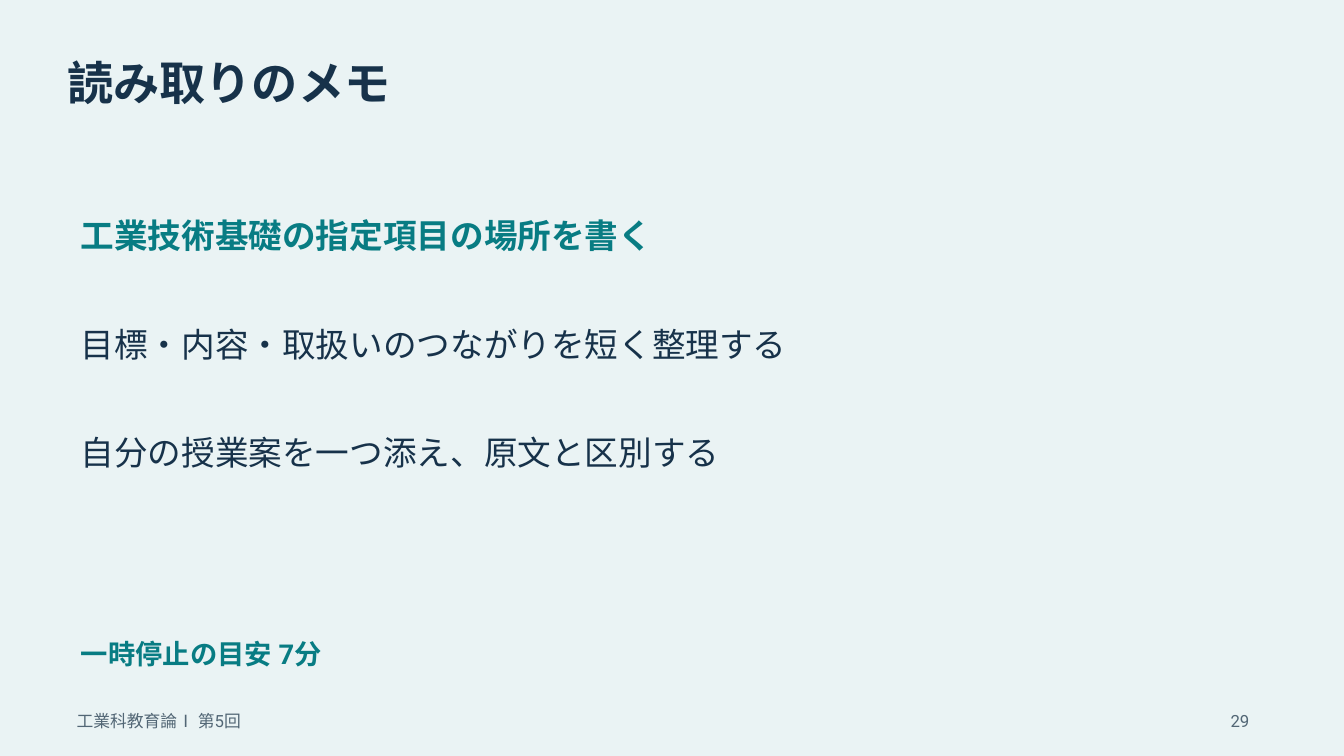
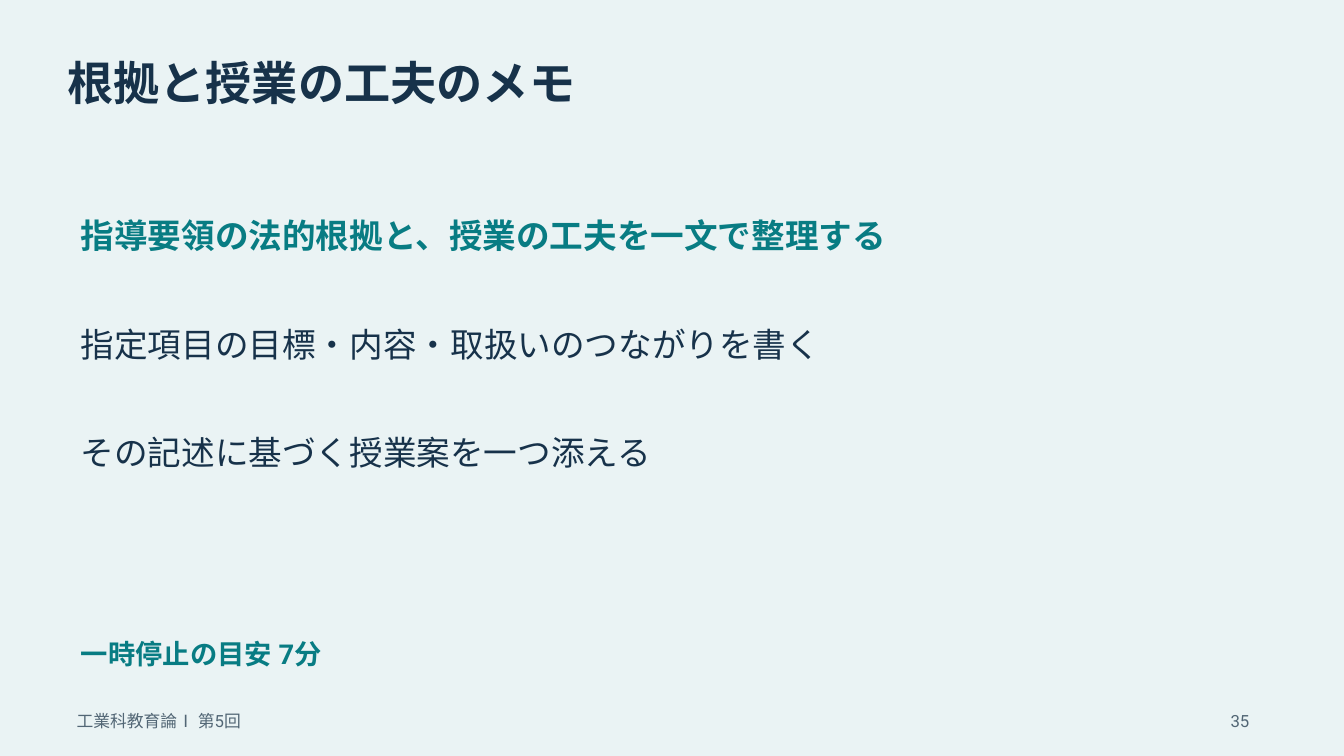
Before and after one commit to zooc-14calbp/industrial-education-i, a slide deck: slide 35 of lessons/05/slides.pptx (slide 29 before the commit). Drawn at 1344x756 pixels with LibreOffice and Linux fonts; fonts in the diff are those of the drawing. Boxes give left, top, right and bottom in pixels: in the first picture for what was removed or moved away, otherwise in the second. Text is boxed around its words. In the diff, an @@ line names an element or a change of style, - is before the commit and + after.

```diff
--- a/lessons/05/slides.pptx
+++ b/lessons/05/slides.pptx
@@ text at (67, 60, 575, 104): text changed @@
-読み取りのメモ
+根拠と授業の工夫のメモ
@@ text at (81, 219, 886, 251): text changed @@
-工業技術基礎の指定項目の場所を書く
+指導要領の法的根拠と、授業の工夫を一文で整理する
@@ text at (81, 328, 820, 360): text changed @@
-目標・内容・取扱いのつながりを短く整理する
+指定項目の目標・内容・取扱いのつながりを書く
@@ text at (81, 436, 651, 468): text changed @@
-自分の授業案を一つ添え、原文と区別する
+その記述に基づく授業案を一つ添える
@@ text at (1231, 715, 1250, 727): text changed @@
-29
+35
```
Also in this commit, not shown: 30 other slides changed, 6 slides added, 6 other files.
